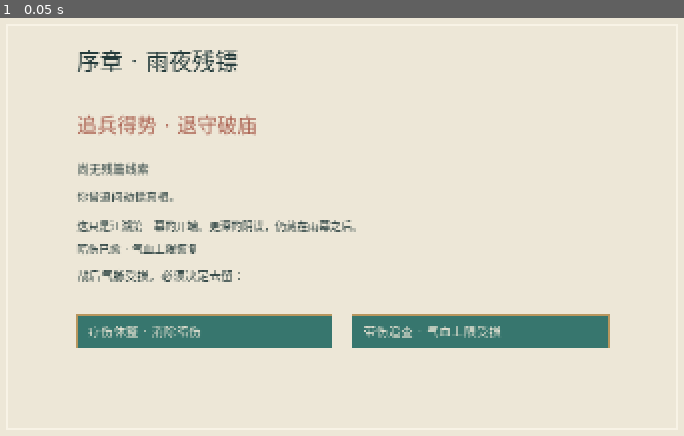
Above: before the commit, frame 1.
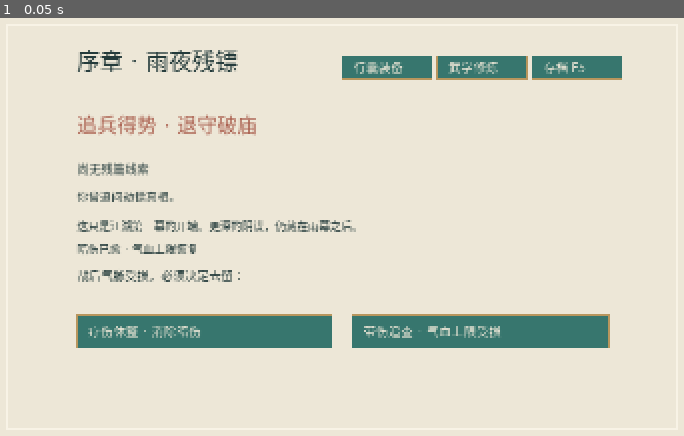
Above: after the commit, the same moment.

Repository: yup-21/game-dev
Game: Godot game, scene res://demo_result.tscn
Two runs of this game, one before a commit and one after it. Both use one fixed random seed, a clock stepped at 60 frames per second and the inputs below. This scene is started directly instead of the project's main scene.
Inputs:
- Up to frame 1 (0.05 s): no input

The runs differ from the first frame. In frame 1, 2.3% of the frame differs, in the area x 50-91%, y 9-15%.

Commit message:
Surface bag, martial breakthrough and save desk in story study and aftermath scenes

Diff:
--- a/demos/changfeng-battle/scripts/demo_result.gd
+++ b/demos/changfeng-battle/scripts/demo_result.gd
@@ -30,6 +30,15 @@
 			call_deferred("_go","res://opening.tscn")
 		"rest": session.choose_aftercare("rest")
 		"pursue": session.choose_aftercare("pursue")
+		"inventory":
+			session.open_management("res://demo_result.tscn")
+			call_deferred("_go","res://inventory.tscn")
+		"martial":
+			session.open_management("res://demo_result.tscn")
+			call_deferred("_go","res://martial_hall.tscn")
+		"save":
+			session.open_management("res://demo_result.tscn")
+			call_deferred("_go","res://save_slots.tscn")
 		"train_str": session.allocate_training_point("STR")
 		"train_agi": session.allocate_training_point("AGI")
 		"break_taixu": session.breakthrough_taixu()
@@ -41,6 +50,7 @@
 func _input(event: InputEvent) -> void:
 	if event is InputEventKey and event.pressed and not event.echo:
 		if event.keycode==KEY_ESCAPE: _action("menu")
+		if event.keycode==KEY_F5: _action("save")
 	if event is InputEventMouseButton and event.pressed and event.button_index==MOUSE_BUTTON_LEFT:
 		for button in buttons:
 			if button.rect.has_point(event.position):
@@ -65,6 +75,9 @@
 	var result_title: String="江湖暂安 · 一战得脱" if success else ("两败俱伤 · 血路未定" if outcome=="draw" else "追兵得势 · 退守破庙")
 	var heading: String="序章 · 雨夜残镖"
 	draw_string(font,Vector2(270,183),heading,HORIZONTAL_ALIGNMENT_LEFT,-1,46,INK)
+	_button(Rect2(800,156,180,47),"行囊装备","inventory")
+	_button(Rect2(990,156,180,47),"武学修炼","martial")
+	_button(Rect2(1180,156,180,47),"存档 F5","save")
 	draw_string(font,Vector2(270,310),result_title,HORIZONTAL_ALIGNMENT_LEFT,-1,40,JADE if success else Color("a95d4c"))
 	draw_string(font,Vector2(270,392),"获得线索：《太虚引气残篇》" if session.items.has("taixu_fragment") else "尚无残篇线索",HORIZONTAL_ALIGNMENT_LEFT,-1,24,INK)
 	var decision: String="你曾试着救治镖头。" if bool(session.flags.get("helped_escort",false)) else "你曾追问劫镖真相。"
